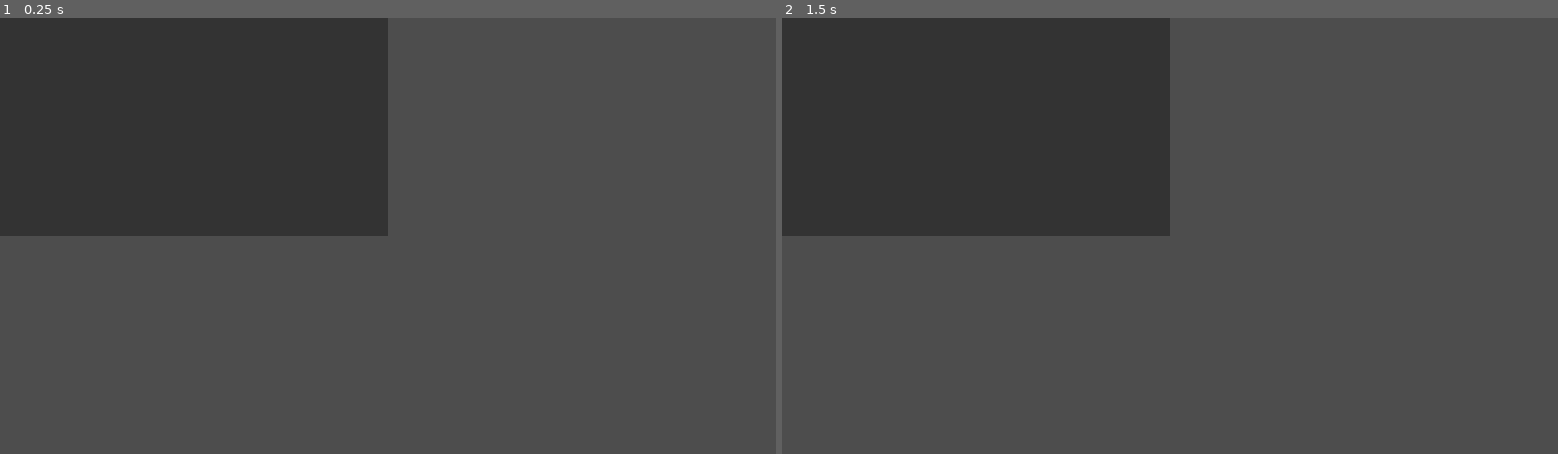
Above: before the commit, frames 1-2 (left to right).
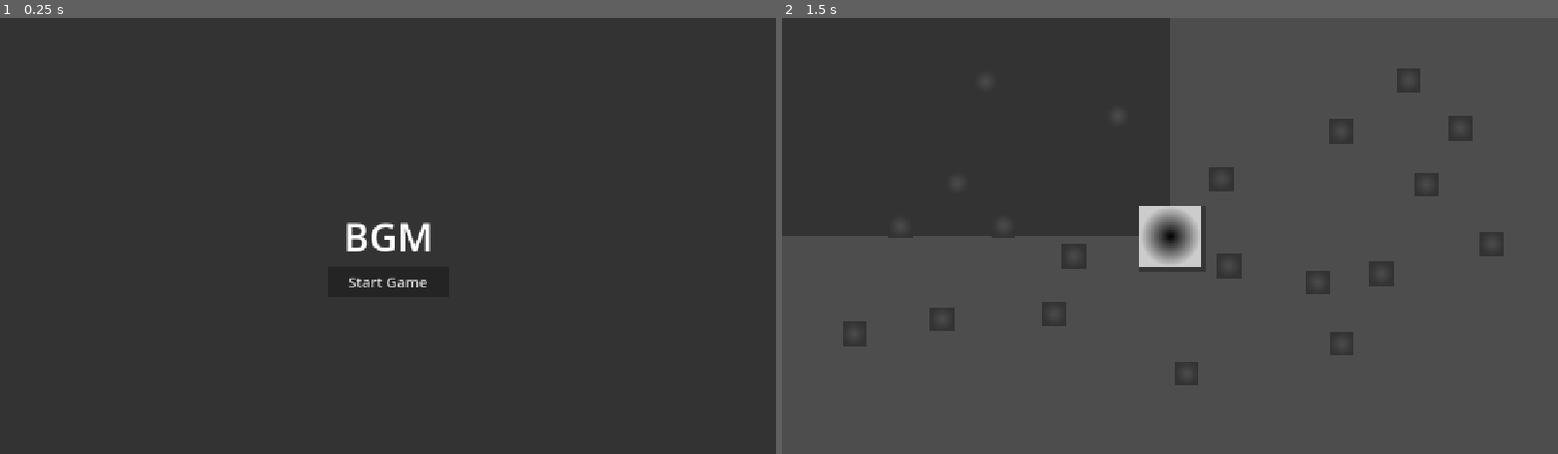
Above: after the commit, the same moments.

Repository: stokilo/notes-website
Game: Godot game, scene res://scenes/welcome.tscn
Same seed, same stepped clock (60 frames per second), same inputs: the game is played once before the commit and once after it. Before the commit the project starts from res://scenes/main.tscn.
Inputs (mouse positions are in pixels of both pictures, inside the frame that each line leads up to):
- Up to frame 1 (0.25 s): no input
- Up to frame 2 (1.5 s): click (1170, 279) at 0.5 s, where only the run after the commit has a clickable "Start Game"; tap Enter at 1.25 s

The runs differ from the first frame. In frame 1, 75% of the frame differs, in the area x 0-100%, y 0-100%; in frame 2, 2.0%.

Commit message:
Notes website.

Diff:
--- a/tools/bgm/project.godot
+++ b/tools/bgm/project.godot
@@ -11,8 +11,8 @@
 [application]
 
 config/name="bgm"
-run/main_scene="res://scenes/main.tscn"
-config/features=PackedStringArray("4.4", "Forward Plus")
+run/main_scene="res://scenes/welcome.tscn"
+config/features=PackedStringArray("4.2", "Forward Plus")
 config/icon="res://icon.png"
 
 [display]
--- /dev/null
+++ b/tools/bgm/scenes/ball_gradient.tres
@@ -0,0 +1,10 @@
+[gd_resource type="Gradient" load_steps=2 format=3]
+
+[sub_resource type="Gradient" id="Gradient_1"]
+colors = PackedColorArray(0.2, 0.6, 1, 1, 0.1, 0.3, 0.8, 1)
+offsets = PackedFloat32Array(0, 1)
+
+[resource]
+resource_local_to_scene = true
+resource_name = "BallGradient"
+gradient = SubResource("Gradient_1")
--- a/tools/bgm/scenes/main.gd
+++ b/tools/bgm/scenes/main.gd
@@ -1,7 +1,54 @@
 extends Node2D
 
+@onready var walls_node = $Walls
+const Wall = preload("res://scenes/wall.tscn")
+const WALL_COUNT = 20
+const MIN_DISTANCE = 100  # Minimum distance between walls and from center
+
 func _ready():
-	print("Game started!")
+	print("Main scene started!")
+	generate_walls()
+
+func generate_walls():
+	var rng = RandomNumberGenerator.new()
+	rng.randomize()
+
+	# Keep track of wall positions to avoid overlaps
+	var wall_positions = []
+
+	for i in range(WALL_COUNT):
+		var wall = Wall.instantiate()
+		var valid_position = false
+		var attempts = 0
+		var position = Vector2.ZERO
+
+		# Try to find a valid position
+		while not valid_position and attempts < 50:
+			position = Vector2(
+				rng.randf_range(100, 1180),  # Keep away from screen edges
+				rng.randf_range(100, 620)
+			)
+
+			valid_position = true
+
+			# Check distance from center (ball)
+			if position.distance_to(Vector2(640, 360)) < MIN_DISTANCE:
+				valid_position = false
+				continue
+
+			# Check distance from other walls
+			for existing_pos in wall_positions:
+				if position.distance_to(existing_pos) < MIN_DISTANCE:
+					valid_position = false
+					break
+
+			attempts += 1
+
+		if valid_position:
+			wall.position = position
+			walls_node.add_child(wall)
+			wall_positions.append(position)
+			print("Wall added at position: ", position)
 
 func _process(delta):
 	pass
--- a/tools/bgm/scenes/main.tscn
+++ b/tools/bgm/scenes/main.tscn
@@ -1,6 +1,18 @@
-[gd_scene format=3 uid="uid://b6x8v0j6y5n3q"]
+[gd_scene load_steps=4 format=3 uid="uid://b6x8v0j6y5n3q"]
+
+[ext_resource type="Gradient" path="res://scenes/ball_gradient.tres" id="1_2k4m3"]
+[ext_resource type="Script" uid="uid://ua0loouxnvts" path="res://scenes/main.gd" id="3_script"]
+
+[sub_resource type="GradientTexture2D" id="GradientTexture2D_1"]
+gradient = ExtResource("1_2k4m3")
+width = 100
+height = 100
+fill = 1
+fill_from = Vector2(0.5, 0.5)
+fill_to = Vector2(0.5, 1)
 
 [node name="Main" type="Node2D"]
+script = ExtResource("3_script")
 
 [node name="Camera2D" type="Camera2D" parent="."]
 position = Vector2(640, 360)
@@ -11,3 +23,21 @@
 offset_right = 640.0
 offset_bottom = 360.0
 color = Color(0.2, 0.2, 0.2, 1)
+
+[node name="Ball" type="Node2D" parent="."]
+position = Vector2(640, 360)
+
+[node name="Shadow" type="Sprite2D" parent="Ball"]
+modulate = Color(0, 0, 0, 0.3)
+position = Vector2(4, 4)
+scale = Vector2(1.1, 1.1)
+texture = SubResource("GradientTexture2D_1")
+
+[node name="BallSprite" type="Sprite2D" parent="Ball"]
+texture = SubResource("GradientTexture2D_1")
+
+[node name="Border" type="Sprite2D" parent="Ball"]
+modulate = Color(0.8, 0.8, 0.8, 1)
+texture = SubResource("GradientTexture2D_1")
+
+[node name="Walls" type="Node2D" parent="."]
--- /dev/null
+++ b/tools/bgm/scenes/wall.gd
@@ -0,0 +1,9 @@
+extends StaticBody2D
+
+func _ready():
+	# Add collision shape
+	var collision = CollisionShape2D.new()
+	var shape = RectangleShape2D.new()
+	shape.size = Vector2(40, 40)  # Wall size
+	collision.shape = shape
+	add_child(collision)
--- /dev/null
+++ b/tools/bgm/scenes/wall.tscn
@@ -0,0 +1,21 @@
+[gd_scene load_steps=3 format=3]
+
+[ext_resource type="Script" path="res://scenes/wall.gd" id="1_script"]
+
+[sub_resource type="Gradient" id="Gradient_1"]
+colors = PackedColorArray(0.3, 0.3, 0.3, 1, 0.2, 0.2, 0.2, 1)
+offsets = PackedFloat32Array(0, 1)
+
+[sub_resource type="GradientTexture2D" id="GradientTexture2D_1"]
+gradient = SubResource("Gradient_1")
+width = 40
+height = 40
+fill = 1
+fill_from = Vector2(0.5, 0.5)
+fill_to = Vector2(0.5, 1.0)
+
+[node name="Wall" type="StaticBody2D"]
+script = ExtResource("1_script")
+
+[node name="Sprite2D" type="Sprite2D" parent="."]
+texture = SubResource("GradientTexture2D_1")
--- /dev/null
+++ b/tools/bgm/scenes/welcome.gd
@@ -0,0 +1,8 @@
+extends Control
+
+func _ready():
+	$StartButton.pressed.connect(_on_start_button_pressed)
+
+func _on_start_button_pressed():
+	# Change to the main game scene
+	get_tree().change_scene_to_file("res://scenes/main.tscn")
--- /dev/null
+++ b/tools/bgm/scenes/welcome.tscn
@@ -0,0 +1,55 @@
+[gd_scene load_steps=2 format=3]
+
+[ext_resource type="Script" path="res://scenes/welcome.gd" id="1_script"]
+
+[node name="Welcome" type="Control"]
+layout_mode = 3
+anchors_preset = 15
+anchor_right = 1.0
+anchor_bottom = 1.0
+grow_horizontal = 2
+grow_vertical = 2
+script = ExtResource("1_script")
+
+[node name="ColorRect" type="ColorRect" parent="."]
+layout_mode = 1
+anchors_preset = 15
+anchor_right = 1.0
+anchor_bottom = 1.0
+grow_horizontal = 2
+grow_vertical = 2
+color = Color(0.2, 0.2, 0.2, 1)
+
+[node name="Title" type="Label" parent="."]
+layout_mode = 1
+anchors_preset = 8
+anchor_left = 0.5
+anchor_top = 0.5
+anchor_right = 0.5
+anchor_bottom = 0.5
+offset_left = -100.0
+offset_top = -50.0
+offset_right = 100.0
+offset_bottom = 50.0
+grow_horizontal = 2
+grow_vertical = 2
+theme_override_font_sizes/font_size = 64
+text = "BGM"
+horizontal_alignment = 1
+vertical_alignment = 1
+
+[node name="StartButton" type="Button" parent="."]
+layout_mode = 1
+anchors_preset = 8
+anchor_left = 0.5
+anchor_top = 0.5
+anchor_right = 0.5
+anchor_bottom = 0.5
+offset_left = -100.0
+offset_top = 50.0
+offset_right = 100.0
+offset_bottom = 100.0
+grow_horizontal = 2
+grow_vertical = 2
+theme_override_font_sizes/font_size = 24
+text = "Start Game"
Not shown, added: tools/bgm/scenes/wall.gd.uid
Not shown, added: tools/bgm/scenes/welcome.gd.uid
